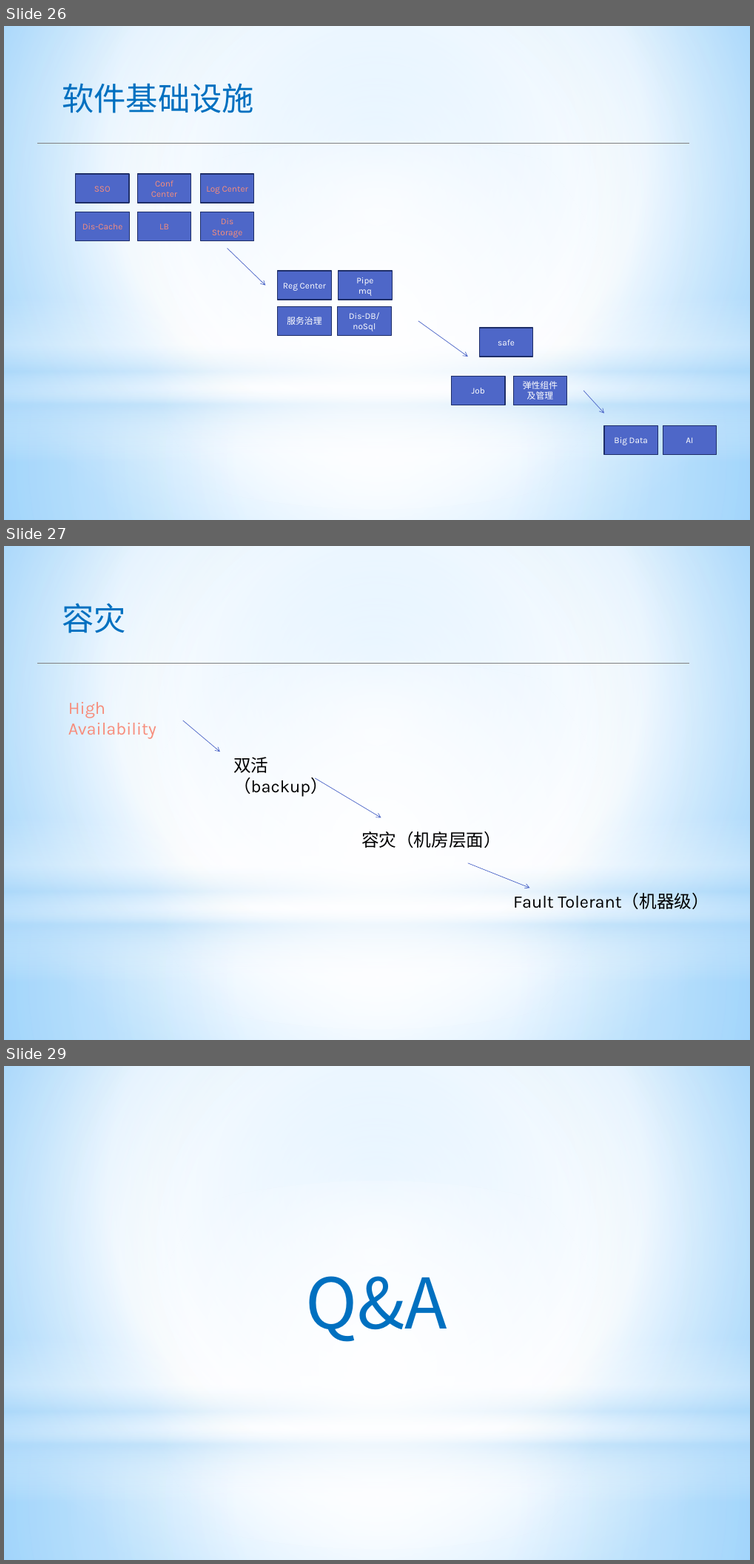
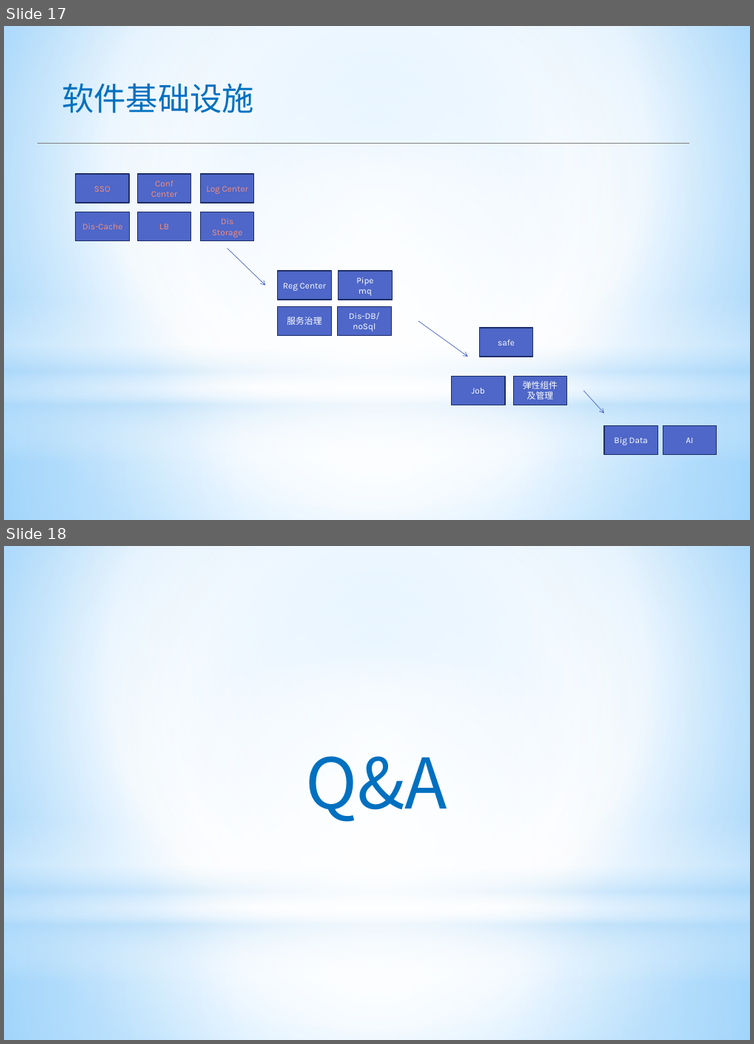
Before and after one commit to apporoad/DesignAndScheme2017, a slide deck: c云服务架构/Paas架构设计.pptx. Shown one above the other, each under a label of ours: slides 26, 27 and 29 before the commit, slides 17 and 18 after it; the slides between them are not shown. The pictures are 754x1564 and 754x1044 pixels, drawn with LibreOffice and Linux fonts; fonts in the diff are those of the drawing; background and template pictures are left out. Boxes give left, top, right and bottom in pixels: in the first picture for what was removed or moved away, otherwise in the second. Text is boxed around its words. In the diff, an @@ line names an element or a change of style, - is before the commit and + after.

```diff
--- a/c云服务架构/Paas架构设计.pptx
+++ b/c云服务架构/Paas架构设计.pptx
@@ slide 27 removed at (4, 546, 750, 1040), background gradient #9ED5FF to #FFFFFF to #5BB9FF; not listed: 4 template elements that a slide beside it also shows @@
@@ text removed at (62, 603, 126, 633) @@
-容灾
@@ line removed from (37, 664) to (689, 664) @@
@@ text removed at (68, 702, 156, 739) @@
-High Availability
@@ arrow removed from (183, 721) to (220, 752) @@
@@ text removed at (233, 757, 328, 797) @@
-双活（backup）
@@ arrow removed from (315, 778) to (381, 818) @@
@@ text removed at (361, 832, 501, 848) @@
-容灾（机房层面）
@@ arrow removed from (468, 863) to (529, 889) @@
@@ text removed at (513, 893, 708, 909) @@
-Fault Tolerant（机器级）
@@ what was slide 26 is now slide 17 @@
@@ what was slide 29 is now slide 18 @@
```
Also in this commit, not shown: 8 slides changed, 1 slide added, 11 other slides removed, 5 other files.
